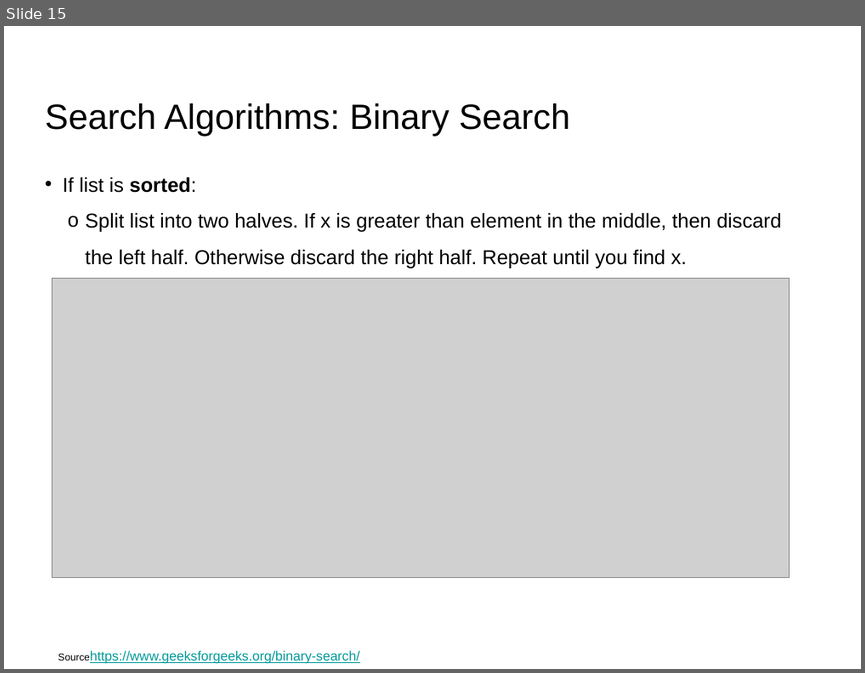
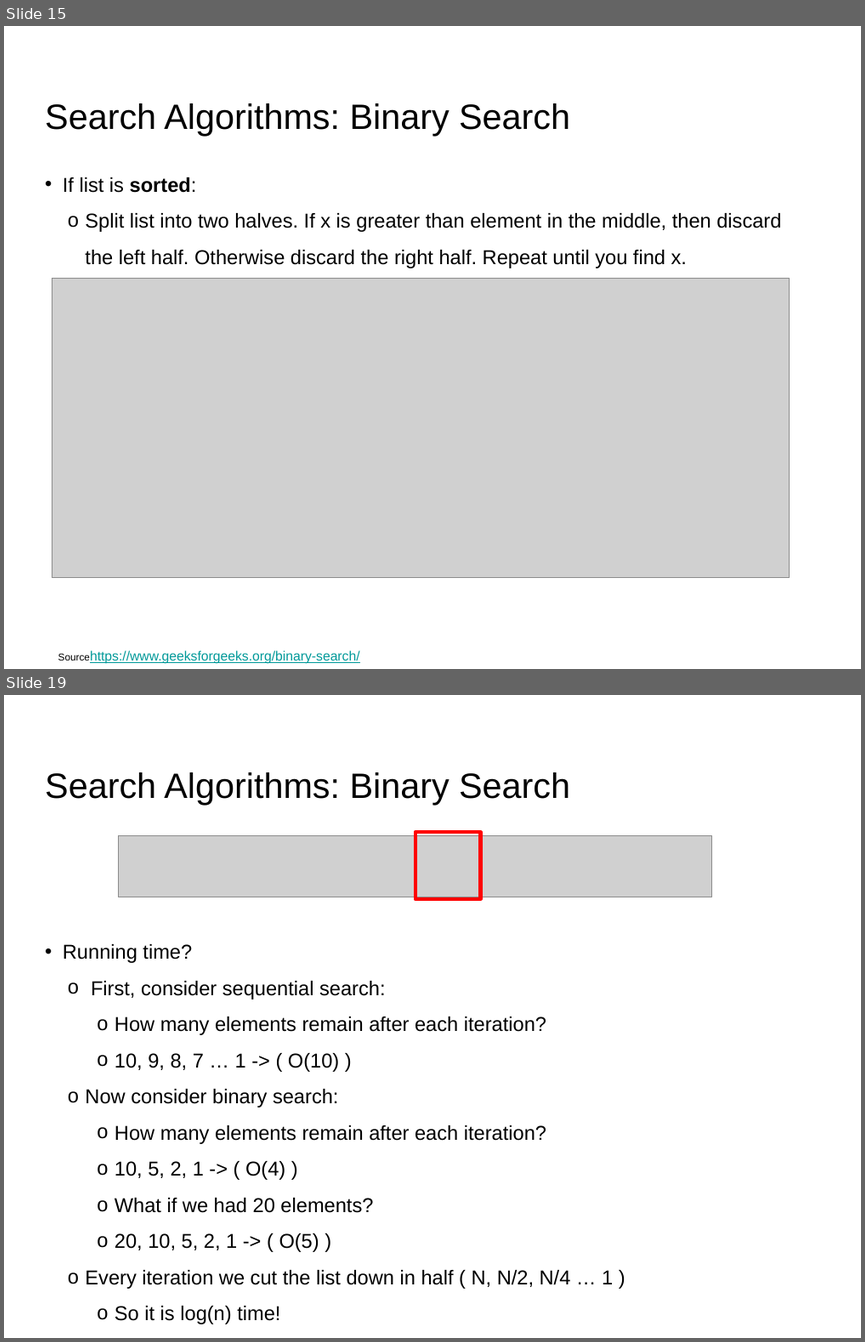
Before and after one commit to UCLA-LACC-21/M2_Algorithms, a slide deck: Algorithms_Module2_LACC21_part2.pptx. Shown one above the other, each under a label of ours: slide 15 before the commit, slides 15 and 19 after it; the slides between them are not shown. The pictures are 865x673 and 865x1342 pixels, drawn with LibreOffice and Linux fonts; fonts in the diff are those of the drawing; grey boxes stand for pictures. Boxes give left, top, right and bottom in pixels: in the first picture for what was removed or moved away, otherwise in the second. Text is boxed around its words. In the diff, an @@ line names an element or a change of style, - is before the commit and + after.

Commit message:
Updating lec 2

```diff
--- a/Algorithms_Module2_LACC21_part2.pptx
+++ b/Algorithms_Module2_LACC21_part2.pptx
@@ slide 19 added at <box>4,695,861,1338</box>, background #FFFFFF @@
@@ title added at <box>45,772,570,805</box>, 42 pt, text #000000 @@
+Search Algorithms: Binary Search
@@ picture added at <box>119,836,712,896</box> @@
@@ rectangle added at <box>415,832,481,899</box>, outline #FF0000 4.5 pt @@
@@ text added at <box>63,944,613,1324</box>, 24 pt, text #000000 @@
+• Running time?
+  o First, consider sequential search:
+    o How many elements remain after each iteration?
+    o 10, 9, 8, 7 … 1 -> ( O(10) )
+  o Now consider binary search:
+    o How many elements remain after each iteration?
+    o 10, 5, 2, 1 -> ( O(4) )
+    o What if we had 20 elements?
+    o 20, 10, 5, 2, 1 -> ( O(5) )
+  o Every iteration we cut the list down in half ( N, N/2, N/4 … 1 )
+    o So it is log(n) time!
```
Also in this commit, not shown: 3 other slides added.
